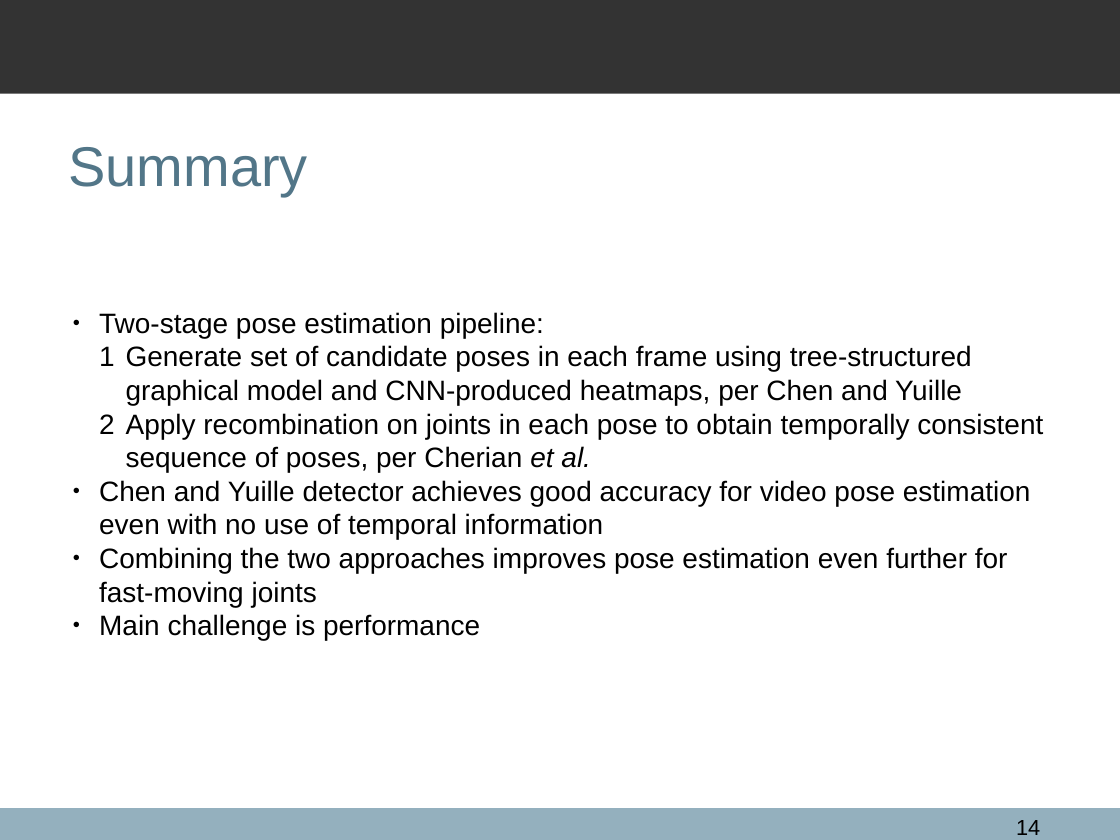
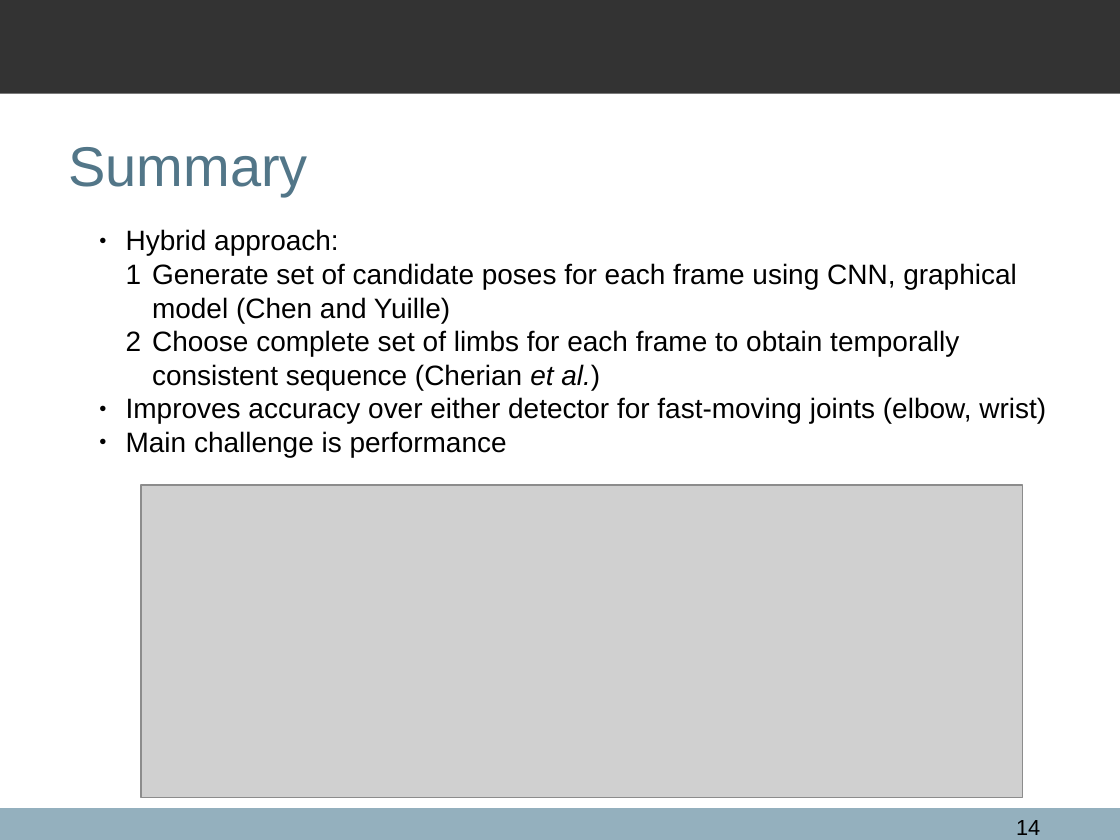
Before and after one commit to qxcv/comp2560, a slide deck: slide 14 of presentation/presentation.odp. Drawn at 1120x840 pixels with LibreOffice and Linux fonts; fonts in the diff are those of the drawing; grey boxes stand for pictures; background and template pictures are left out. Boxes give left, top, right and bottom in pixels: in the first picture for what was removed or moved away, otherwise in the second. Text is boxed around its words. In the diff, an @@ line names an element or a change of style, - is before the commit and + after.

Commit message:
Improve summary

```diff
--- a/presentation/presentation.odp
+++ b/presentation/presentation.odp
@@ text "Hybrid approach:": place and size @@
-text "Hybrid approach:" at [99, 312, 1043, 640]
+text "Hybrid approach:" at [126, 229, 1046, 457]
@@ text at [126, 229, 1046, 424]: text changed @@
-● Two-stage pose estimation pipeline:
-  1 Generate set of candidate poses in each frame using tree-structured graphical model and CNN-produced heatmaps, per Chen and Yuille
-  2 Apply recombination on joints in each pose to obtain temporally consistent sequence of poses, per Cherian et al.
-● Chen and Yuille detector achieves good accuracy for video pose estimation even with no use of temporal information
-● Combining the two approaches improves pose estimation even further for fast-moving joints
+  ● Hybrid approach:
+    1 Generate set of candidate poses for each frame using CNN, graphical model (Chen and Yuille)
+    2 Choose complete set of limbs for each frame to obtain temporally consistent sequence (Cherian et al.)
+  ● Improves accuracy over either detector for fast-moving joints (elbow, wrist)
@@ text at [126, 431, 507, 457]: list level 1 to 2 in "Main challenge is performance" @@
@@ picture added at [141, 485, 1023, 797] @@
```
Also in this commit, not shown: 1 other file.
